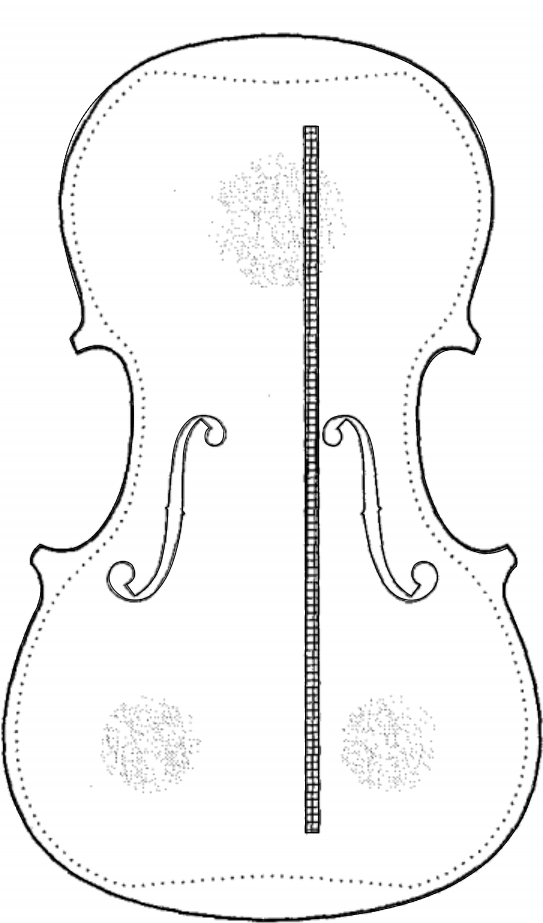
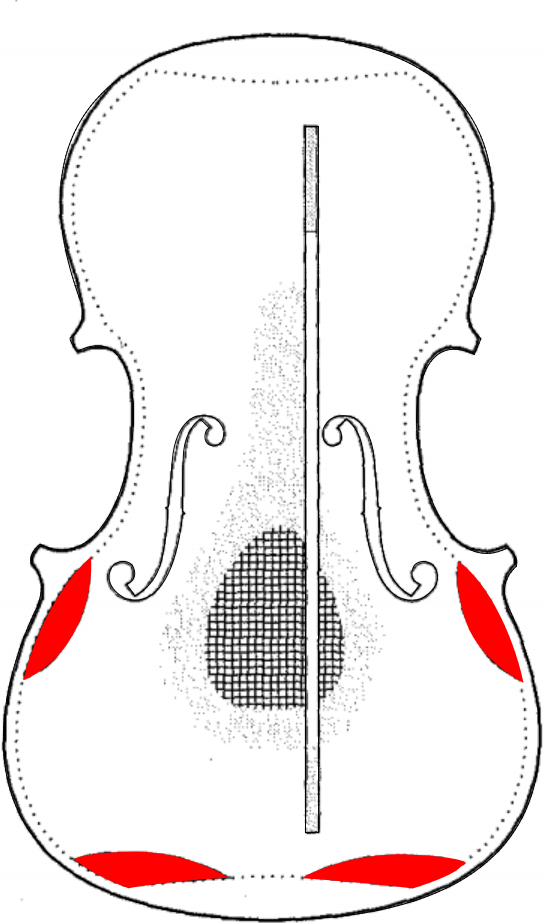
Comparing the layer stacks of the two 543 × 923 images. Changes:
added layer "2L" above "f-holes" over [23, 556, 524, 889]
hid "top #5.png" over [1, 0, 543, 923]
showed "top #2.png" over [1, 0, 543, 923]
